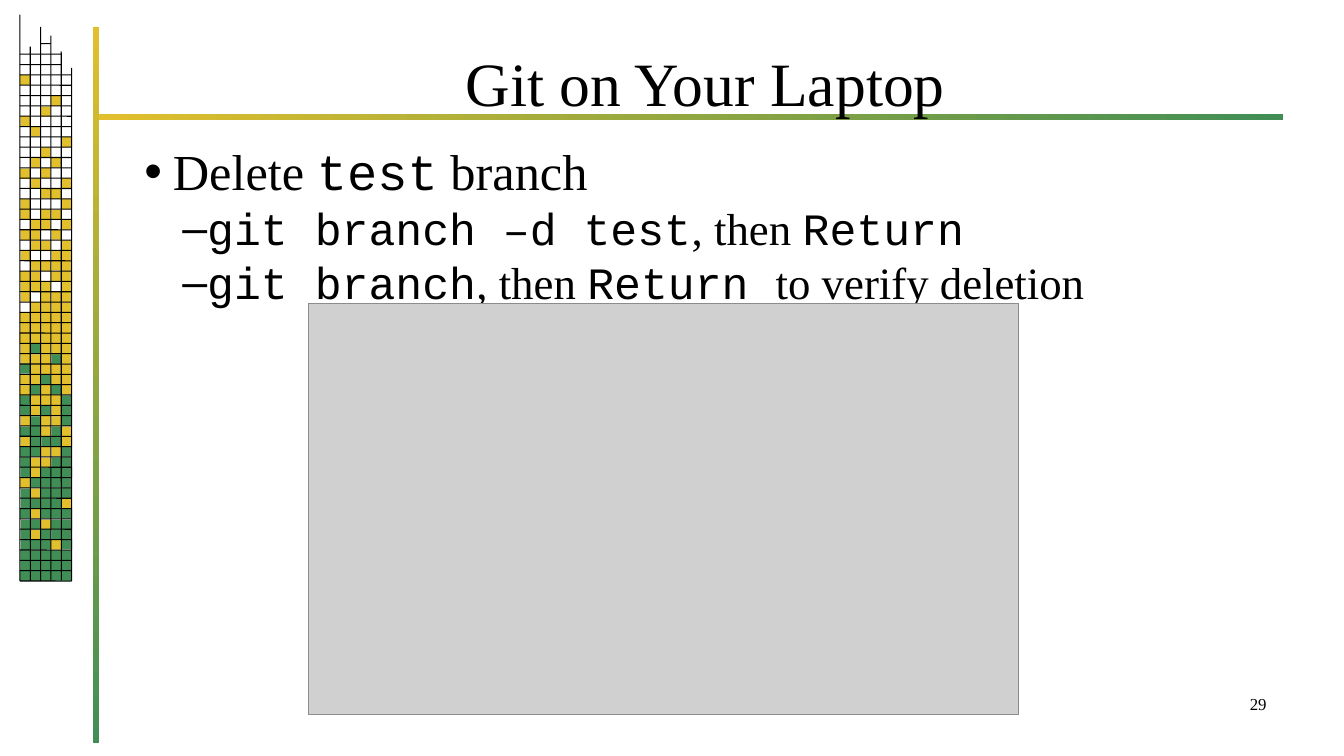
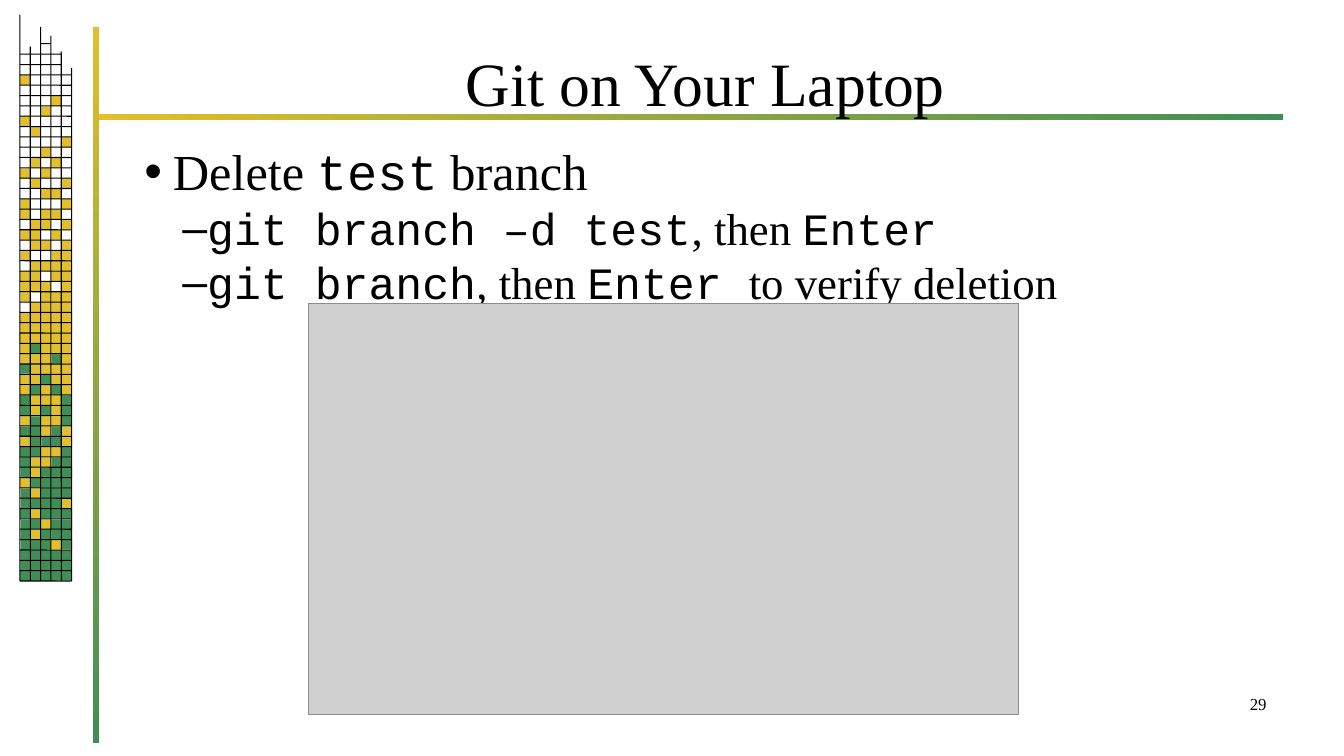
Before and after one commit to jrb28/git, a slide deck: slide 29 of 26bGit.pptx. Drawn at 1344x756 pixels with LibreOffice and Linux fonts; fonts in the diff are those of the drawing; grey boxes stand for pictures; background and template pictures are left out. Boxes give left, top, right and bottom in pixels: in the first picture for what was removed or moved away, otherwise in the second. Text is boxed around its words. In the diff, an @@ line names an element or a change of style, - is before the commit and + after.

```diff
--- a/26bGit.pptx
+++ b/26bGit.pptx
@@ text at [207, 213, 1057, 312]: text changed @@
-  – git branch –d test, then Return
-  – git branch, then Return to verify deletion
+  – git branch –d test, then Enter
+  – git branch, then Enter to verify deletion
```
Also in this commit, not shown: 22 other slides changed, 1 other file.
